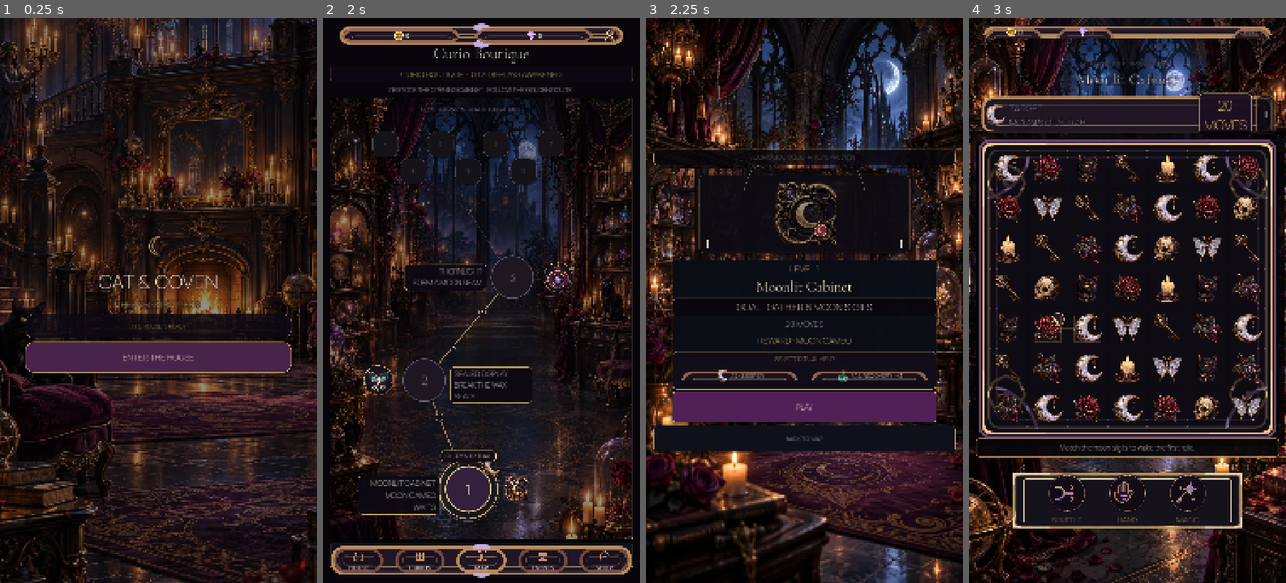
Above: before the commit, frames 1-4 (left to right).
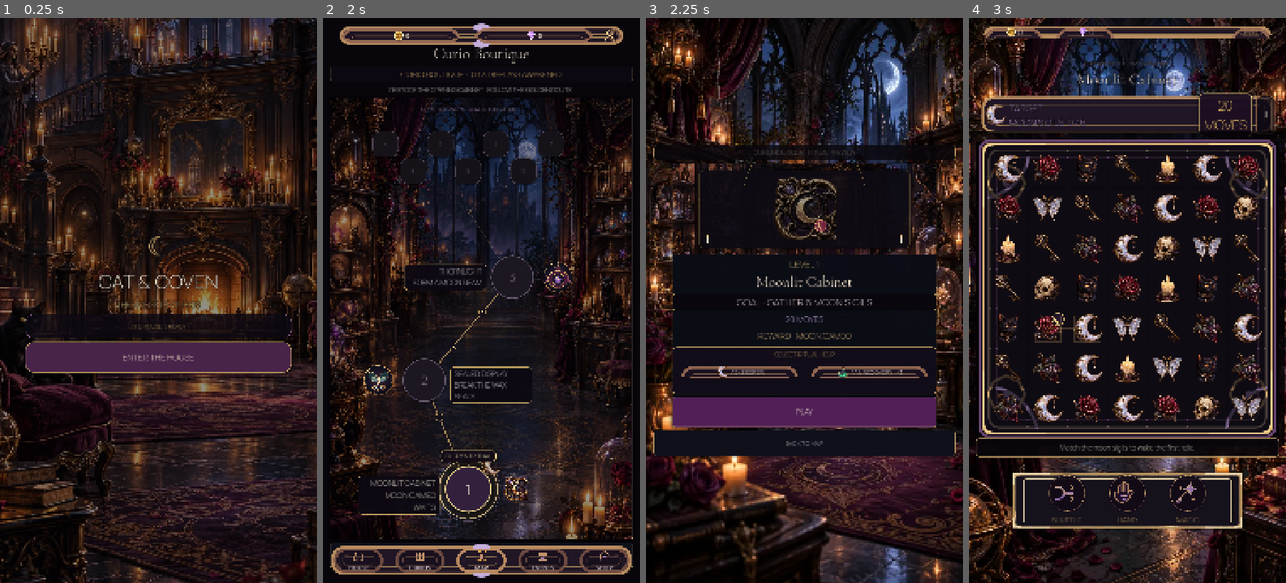
Above: after the commit, the same moments.

Repository: Jay-prodesign/akilta-match3
Game: Godot game, scene res://src/app/app_bootstrap.tscn
The game is run twice, just before and just after one commit, with the same random seed, the same clock (stepped at 60 frames per second) and the same inputs.
Inputs:
- Up to frame 1 (0.25 s): no input
- Up to frame 2 (2 s): click "ENTER THE HOUSE" at 0.5 s; click "PLAY LEVEL 1" at 1.25 s
- Up to frame 3 (2.25 s): click "1" at 2 s
- Up to frame 4 (3 s): click "PLAY" at 2.75 s

Frames 1-2 are identical in both runs. In frame 3, 11% of the frame differs, in the area x 2-98%, y 22-78%; in frame 4, nothing differs.

Commit message:
Calibrate Prestart ritual aid height

Diff:
--- a/src/ui/prestart/level_prestart.tscn
+++ b/src/ui/prestart/level_prestart.tscn
@@ -241,7 +241,7 @@
 autowrap_mode = 2
 
 [node name="RitualAids" type="PanelContainer" parent="Layout/Card/Content"]
-custom_minimum_size = Vector2(0, 128)
+custom_minimum_size = Vector2(0, 160)
 layout_mode = 2
 theme_override_styles/panel = SubResource("AidPanel")
 
@@ -261,7 +261,7 @@
 theme_override_constants/separation = 6
 
 [node name="KeeperChip" type="PanelContainer" parent="Layout/Card/Content/RitualAids/Column/AidRow"]
-custom_minimum_size = Vector2(0, 70)
+custom_minimum_size = Vector2(0, 78)
 layout_mode = 2
 size_flags_horizontal = 3
 theme_override_styles/panel = SubResource("AidChip")
@@ -285,7 +285,7 @@
 text = "ASK KEEPER"
 
 [node name="RecoveryChip" type="PanelContainer" parent="Layout/Card/Content/RitualAids/Column/AidRow"]
-custom_minimum_size = Vector2(0, 70)
+custom_minimum_size = Vector2(0, 78)
 layout_mode = 2
 size_flags_horizontal = 3
 theme_override_styles/panel = SubResource("AidChip")
